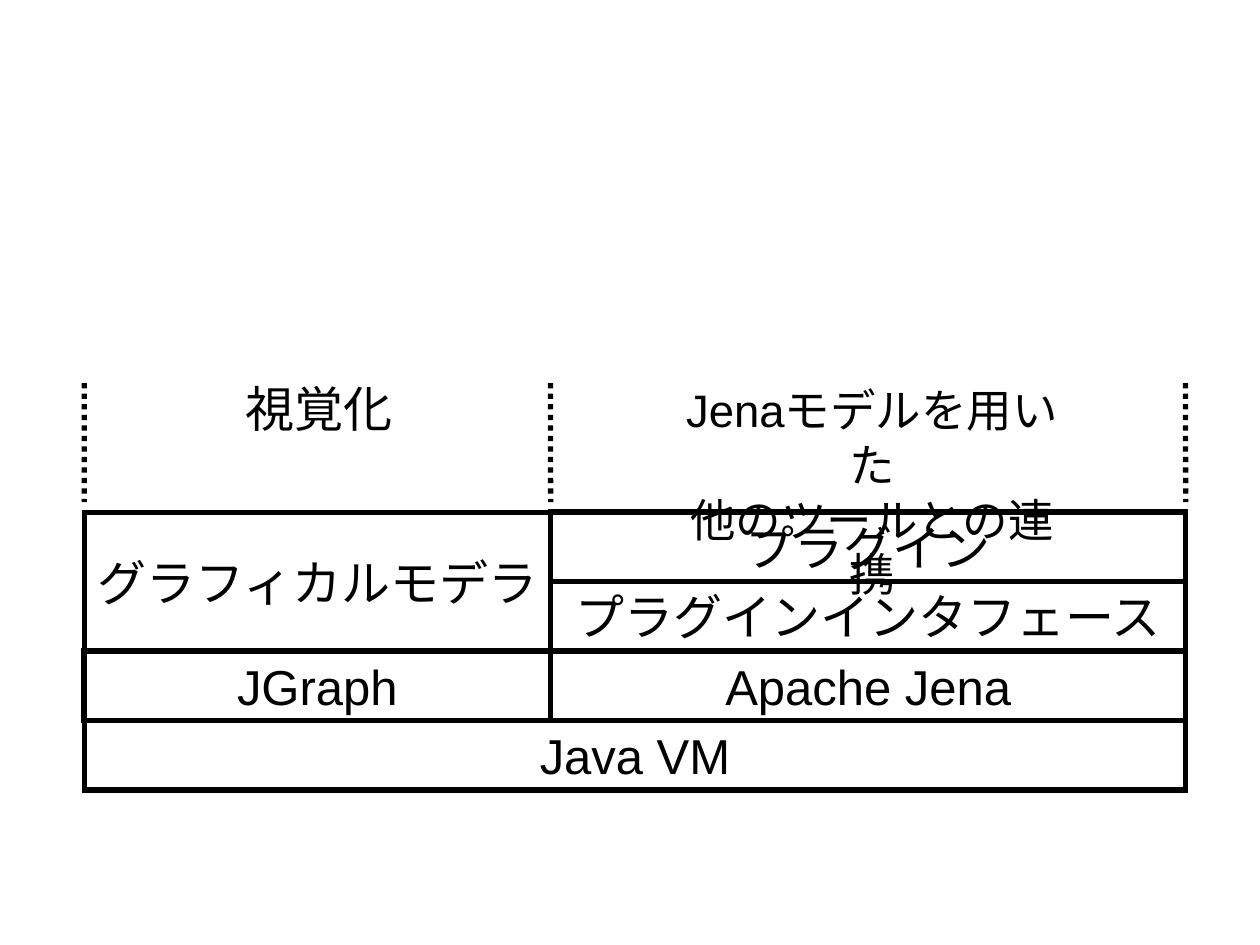
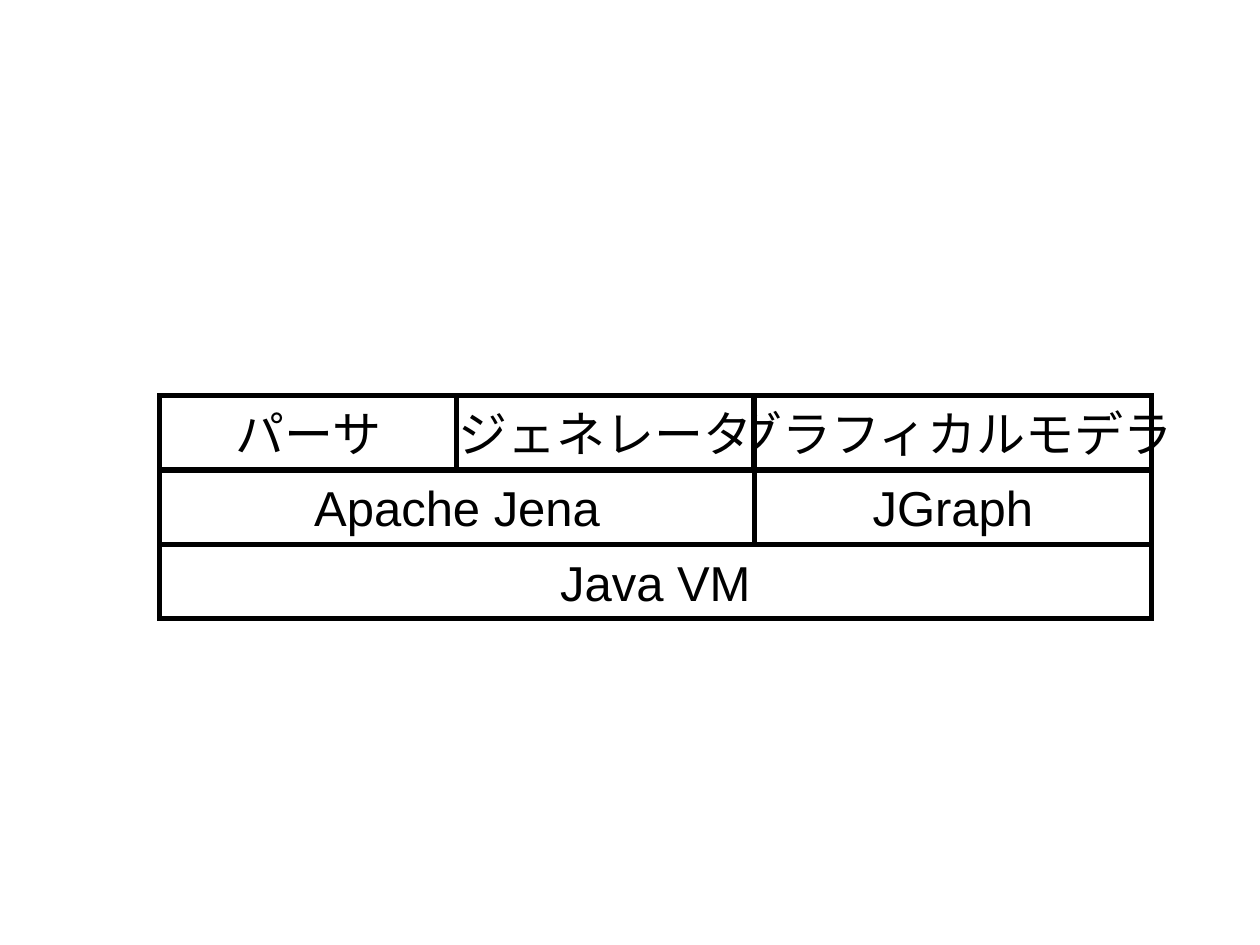
Before and after one commit to mr-3/mrcube-ja-docs, a slide deck: slide 1 of docs/source/figures/mrcube_figures.pptx. Drawn at 1260x945 pixels with LibreOffice and Linux fonts; fonts in the diff are those of the drawing. Boxes give left, top, right and bottom in pixels: in the first picture for what was removed or moved away, otherwise in the second. Text is boxed around its words. In the diff, an @@ line names an element or a change of style, - is before the commit and + after.

```diff
--- a/docs/source/figures/mrcube_figures.pptx
+++ b/docs/source/figures/mrcube_figures.pptx
@@ rectangle added at (159, 396, 456, 470), fill #FFFFFF, outline #000000 3 pt, 28 pt, text #000000 @@
+パーサ
@@ rectangle added at (456, 396, 753, 470), fill #FFFFFF, outline #000000 3 pt, 28 pt, text #000000 @@
+ジェネレータ
@@ rectangle "グラフィカルモデラ": place and size @@
-rectangle "グラフィカルモデラ" at (84, 513, 551, 651)
+rectangle "グラフィカルモデラ" at (755, 396, 1152, 470)
@@ rectangle "Apache Jena": place and size @@
-rectangle "Apache Jena" at (551, 651, 1186, 721)
+rectangle "Apache Jena" at (160, 470, 755, 544)
@@ rectangle "JGraph": place and size @@
-rectangle "JGraph" at (84, 651, 551, 721)
+rectangle "JGraph" at (755, 470, 1152, 544)
@@ group removed at (84, 383, 1186, 650): 3 lines, 2 rectangles, 2 texts @@
-プラグイン
-プラグインインタフェース
-視覚化
-Jenaモデルを用いた
-他のツールとの連携
@@ rectangle "Java VM": place and size @@
-rectangle "Java VM" at (84, 721, 1186, 790)
+rectangle "Java VM" at (159, 544, 1150, 619)
```
Also in this commit, not shown: 1 other slide changed, 3 other files.
